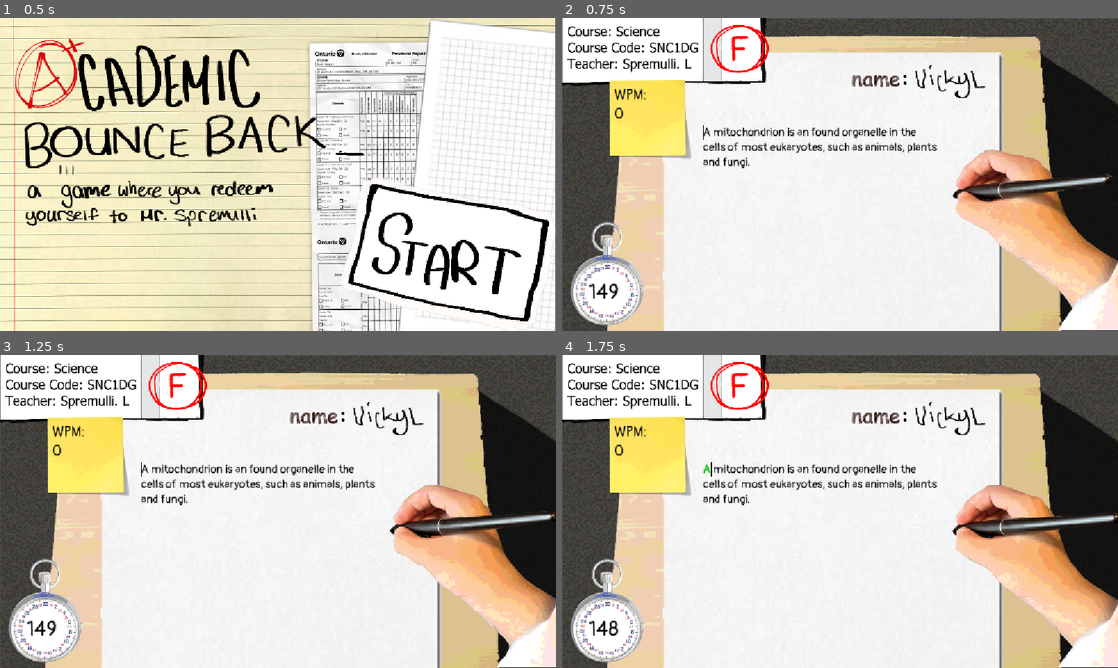
Above: before the commit, frames 1-4 (two rows, left to right).
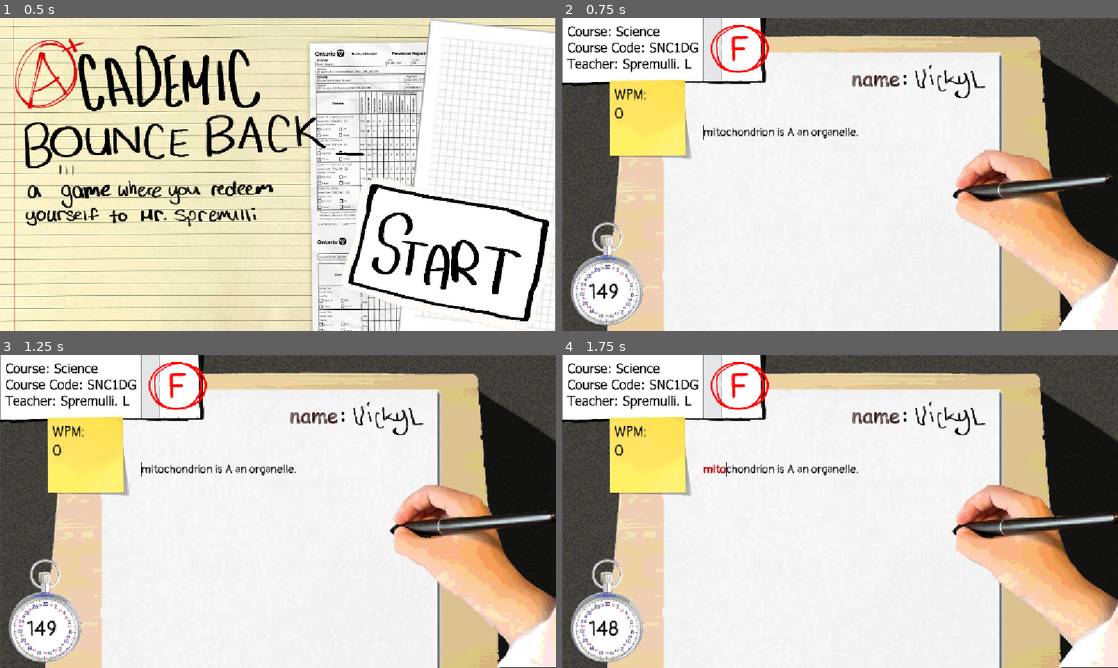
Above: after the commit, the same moments.

Repository: Vick-St3r/haven-keyboard
Game: Godot game, scene res://scenes/background.tscn
The game is run twice, just before and just after one commit, with the same random seed, the same clock (stepped at 60 frames per second) and the same inputs.
Inputs (mouse positions are in pixels of both pictures, inside the frame that each line leads up to):
- Up to frame 1 (0.5 s): no input
- Up to frame 2 (0.75 s): tap Enter at 0.5 s; move the mouse to (1012, 252) at 0.52 s; hold Right (ui_text_caret_right) from 0.53 s (still down); tap End (ui_text_caret_line_end) at 0.6 s; click (1012, 252) at 0.67 s
- Up to frame 3 (1.25 s): keep holding Right (ui_text_caret_right); tap Home (ui_text_caret_line_start) at 0.8 s
- Up to frame 4 (1.75 s): release Right (ui_text_caret_right) at 1.25 s; click (823, 536) at 1.27 s; type "Alex" at 1.35 s

Frame 1 is identical in both runs. In frame 2, 1.3% of the frame differs, in the area x 25-68%, y 34-48%; in frame 3, 1.3%; in frame 4, 1.4%.

Commit message:
Add input blocking

Diff:
--- a/scripts/main_game.gd
+++ b/scripts/main_game.gd
@@ -9,7 +9,7 @@
 const textFilesPath = "res://texts/"
 @onready var texts = [
 	#"Mitosis is a part of the cell cycle in eukaryotic cells in which replicated chromosomes are separated into two new nuclei. Cell division by mitosis is an equational division which gives rise to genetically identical cells in which the total number of chromosomes is maintained.",
-	"A mitochondrion is an organelle found in the cells of most eukaryotes,  …(570 unchanged characters)…
+	"A mitochondrion is an organelle. found in the cells of most eukaryotes,  …(570 unchanged characters)…
 	#"An organism is any living thing that functions as an individual. Such a definition raises more problems than it solv …(345 unchanged characters)…
 	#"Photosynthesis is a system of biological processes by which photopigment-bearing autotrophic organisms, such as most …(542 unchanged characters)…
 ]
@@ -53,7 +53,7 @@
 func scrambleText(text):
 	var words = text.split(" ", false)
 	for i in words.size() - 1:
-		if randi_range(0, 9) == 0:
+		if randi_range(0, 1) == 0:
 			words = swapAtIndex(words, i)
 	return " ".join(words)
 
--- a/scripts/text_edit.gd
+++ b/scripts/text_edit.gd
@@ -5,6 +5,7 @@
 func _ready() -> void:
 	text_changed.connect(_on_text_changed)
 	syntax_highlighter = SpellingHighlighter.new()
+	selecting_enabled = false
 	grab_focus()
 
 # Called every frame. 'delta' is the elapsed time since the previous frame.
@@ -17,7 +18,6 @@
 
 func _on_text_changed() -> void:
 	if !main_game.badSentenceDone:
-		selecting_enabled = false
 		process_input_A()
 		print(actual_text)
 	else:
@@ -54,14 +54,23 @@
 	if actual_text == main_game.targetText:
 		actual_text = "" # reset for the next round
 		prev_length = 0
-		main_game.on_round_completion();
+		on_round_completion()
 
 func process_input_B():
 	# check if inputted text equals target text, ignoring any extra spaces
 	var user_text_words = text.split(" ", false)
 	var target_text_words = main_game.targetText.split(" ", false)
 	if user_text_words == target_text_words:
-		main_game.on_round_completion();
+		on_round_completion()
+
+func on_round_completion():
+	# update main game data first
+	main_game.on_round_completion()
+	if !main_game.badSentenceDone:
+		selecting_enabled = false
+	else:
+		selecting_enabled = true
+	print(selecting_enabled)
 
 class SpellingHighlighter extends SyntaxHighlighter:
 	func _get_line_syntax_highlighting(line: int) -> Dictionary:
@@ -112,3 +121,37 @@
 		syntax_highlighter = WordsHighlighter.new()
 	else:
 		syntax_highlighter = SpellingHighlighter.new()
+
+
+
+# controlling inputs
+
+const blocked_actions = [
+	"ui_paste",
+	"ui_text_caret_left",
+	"ui_text_caret_right",
+	"ui_text_caret_up",
+	"ui_text_caret_down",
+	"ui_text_caret_word_left",
+	"ui_text_caret_word_right",
+	"ui_text_caret_line_start",
+	"ui_text_caret_line_end",
+	"ui_text_caret_page_up",
+	"ui_text_caret_page_down",
+	"ui_text_caret_document_start",
+	"ui_text_caret_document_end"
+]
+
+func _gui_input(event: InputEvent) -> void:
+
+	if !main_game.badSentenceDone:
+		# block enter and tab keys
+		if event is InputEventKey:
+			if event.keycode == KEY_ENTER || event.keycode == KEY_KP_ENTER || event.keycode == KEY_TAB:
+				accept_event()
+
+		for i in blocked_actions:
+			if event.is_action(i):
+				accept_event()
+	else:
+		selecting_enabled = true
